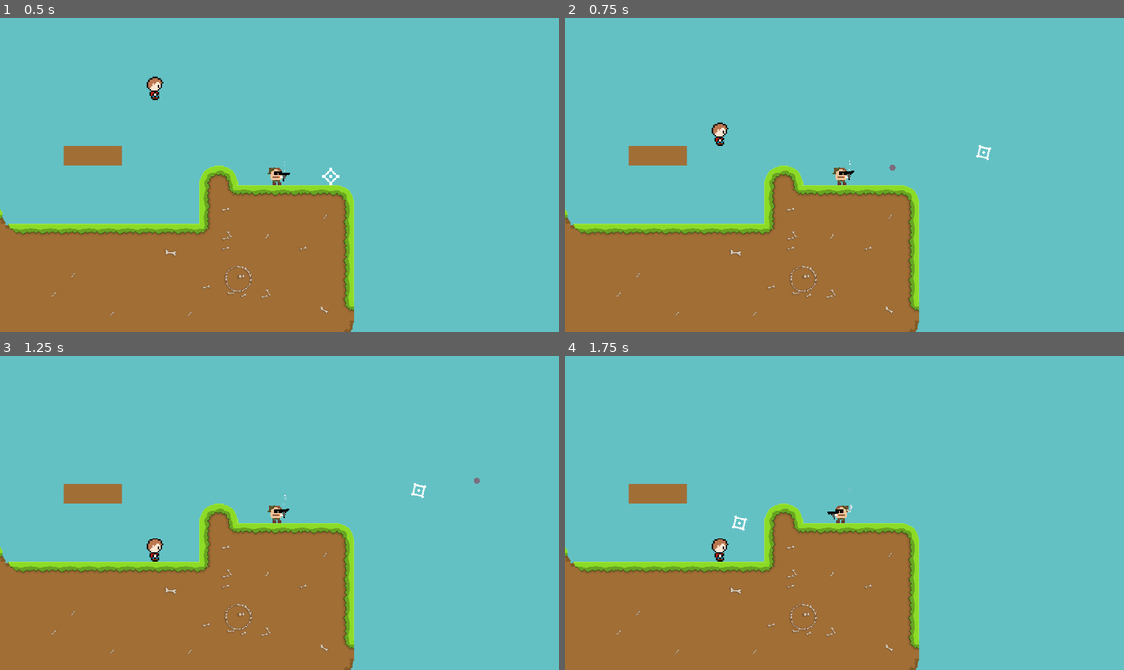
Above: before the commit, frames 1-4 (two rows, left to right).
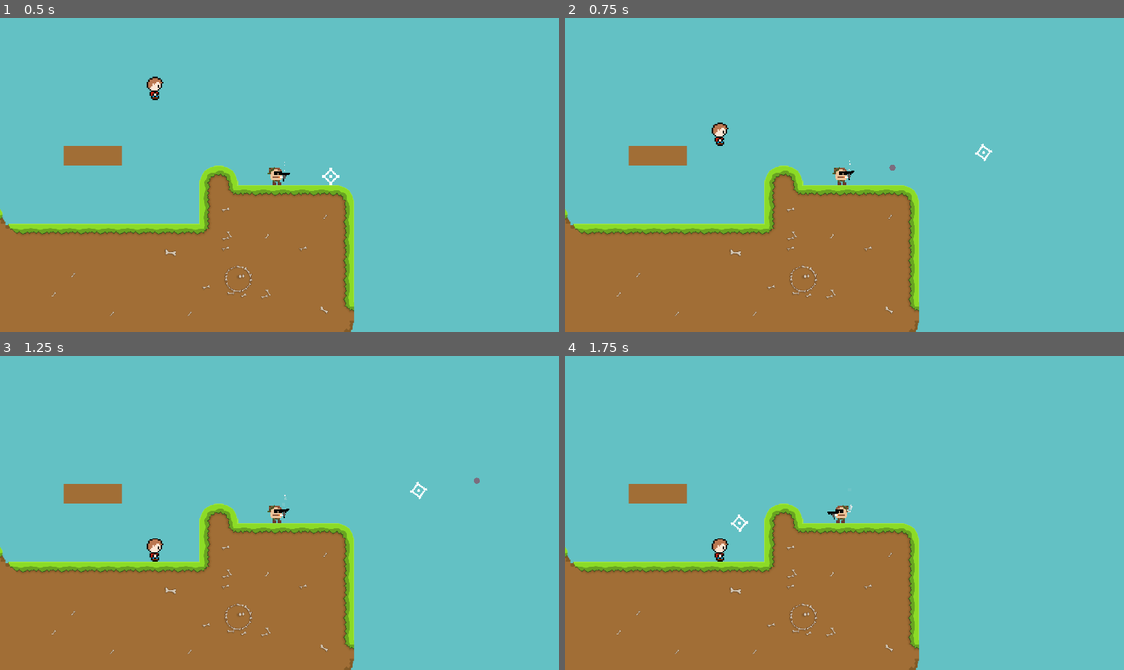
Above: after the commit, the same moments.

Repository: dubmosphere/2d-project
Game: Godot game, scene res://scenes/main.tscn
Two runs of this game, one before a commit and one after it. Both use one fixed random seed, a clock stepped at 60 frames per second and the inputs below.
Inputs (mouse positions are in pixels of both pictures, inside the frame that each line leads up to):
- Up to frame 1 (0.5 s): no input
- Up to frame 2 (0.75 s): move the mouse to (984, 153) at 0.52 s; click (984, 153) at 0.6 s
- Up to frame 3 (1.25 s): no input
- Up to frame 4 (1.75 s): move the mouse to (738, 522) at 1.27 s; tap G (toggle_godmode) at 1.35 s

Frame 1 is identical in both runs. In frame 2, less than 0.1% of the frame differs, in the area x 73-77%, y 40-46%; in frame 3, less than 0.1%; in frame 4, less than 0.1%, in the area x 29-33%, y 50-57%.

Commit message:
Revert player

Diff:
--- a/scenes/entities/player.tscn
+++ b/scenes/entities/player.tscn
@@ -374,22 +374,21 @@
 script = ExtResource("5_gaf7g")
 player = NodePath("../..")
 
-[node name="Mouse" type="Sprite2D" parent="Components" node_paths=PackedStringArray("input")]
+[node name="AimAxis" type="Marker2D" parent="Components" node_paths=PackedStringArray("input")]
+script = ExtResource("10_eq31a")
+input = NodePath("../PlayerInput")
+
+[node name="BulletOffset" type="Marker2D" parent="Components/AimAxis"]
+position = Vector2(55, 0)
+
+[node name="Mouse" type="Sprite2D" parent="Components/AimAxis" node_paths=PackedStringArray("input")]
 visibility_layer = 0
 z_index = 100
 texture_filter = 1
-position = Vector2(52.2496, 85.2641)
-rotation = 1.02102
+position = Vector2(100, 0)
 texture = ExtResource("12_shrli")
 script = ExtResource("13_eeqp4")
-input = NodePath("../PlayerInput")
-
-[node name="AimAxis" type="Marker2D" parent="Components" node_paths=PackedStringArray("input")]
-script = ExtResource("10_eq31a")
-input = NodePath("../PlayerInput")
-
-[node name="BulletOffset" type="Marker2D" parent="Components/AimAxis"]
-position = Vector2(55, 0)
+input = NodePath("../../PlayerInput")
 
 [node name="Crosshair" type="Sprite2D" parent="Components/AimAxis" node_paths=PackedStringArray("input")]
 visibility_layer = 0
